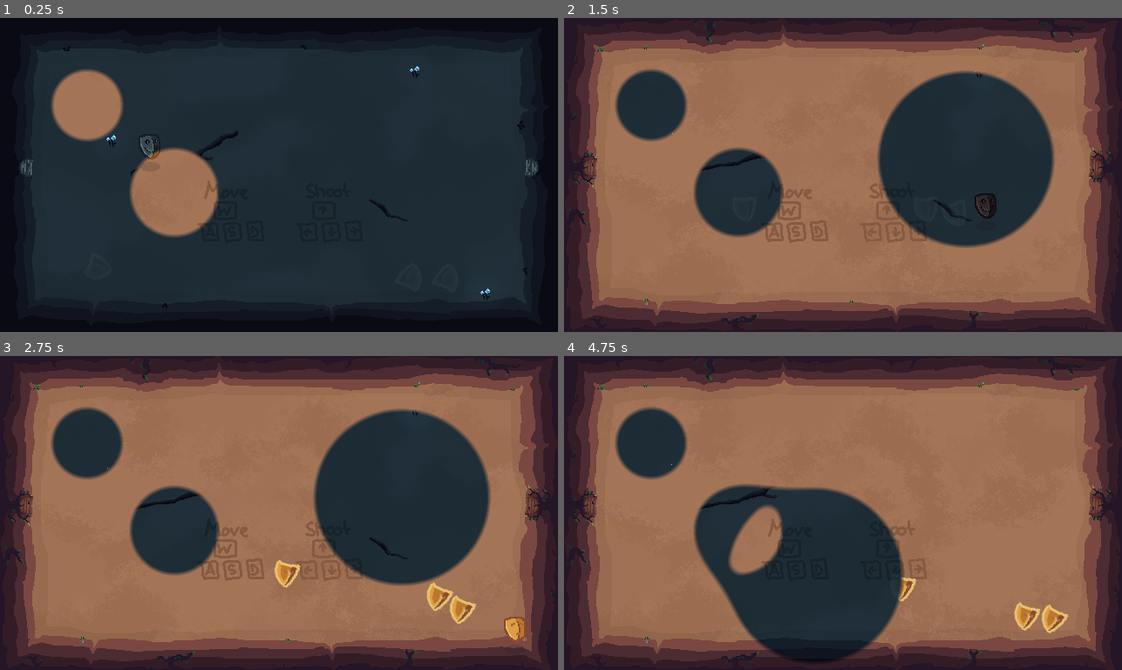
Above: before the commit, frames 1-4 (two rows, left to right).
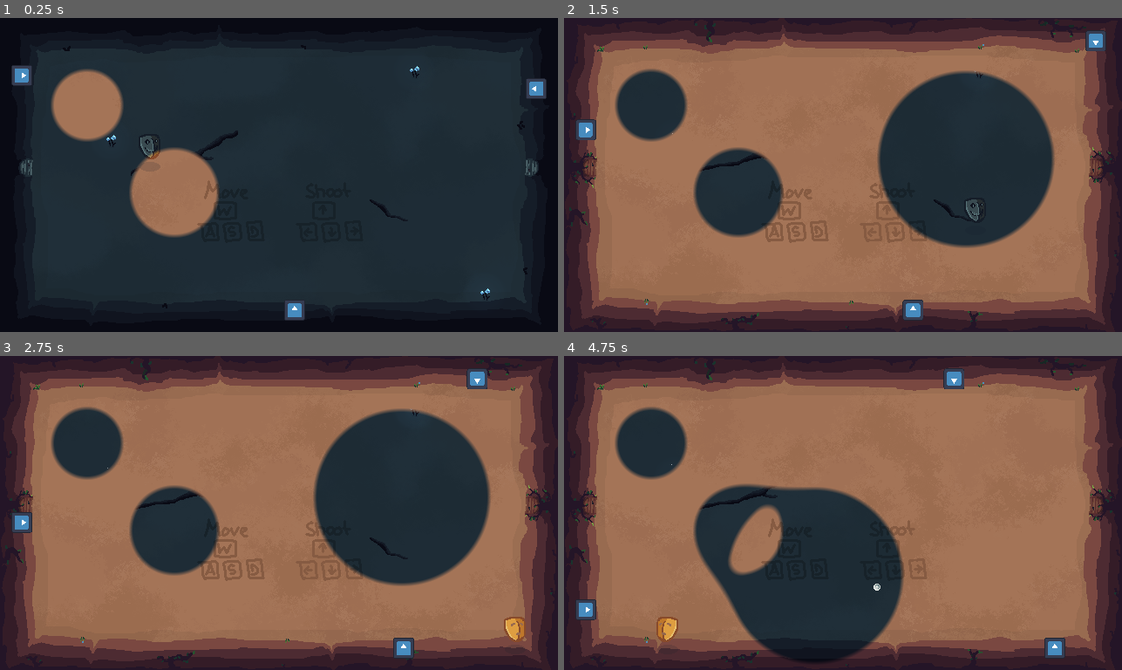
Above: after the commit, the same moments.

Repository: MarcelBlasius/Global-Game-Jam-2026
Game: Godot game, scene res://scenes/main_scene.tscn
Two runs of this game, one before a commit and one after it. Both use one fixed random seed, a clock stepped at 60 frames per second and the inputs below. The engine's default icon, where the game draws it, is replaced by a stand-in: a white triangle on a blue panel in a dark square.
Inputs (mouse positions are in pixels of both pictures, inside the frame that each line leads up to):
- Up to frame 1 (0.25 s): no input
- Up to frame 2 (1.5 s): tap Enter at 0.5 s; move the mouse to (965, 159) at 0.52 s; hold D (right) 0.53-1.28 s; tap Shift at 0.6 s; click (965, 159) at 0.67 s; move the mouse to (731, 190) at 1.27 s; hold S (down) from 1.28 s (still down); tap Ctrl at 1.35 s
- Up to frame 3 (2.75 s): move the mouse to (334, 443) at 2.02 s; release S (down) at 2.03 s; hold D (right) from 2.03 s (still down); tap Shift at 2.1 s
- Up to frame 4 (4.75 s): move the mouse to (815, 575) at 2.77 s; release D (right) at 2.78 s; hold Up (shoot up) 2.78-3.53 s; tap Ctrl at 2.85, 4.35 s; click (815, 575) at 2.92 s; move the mouse to (1010, 560) at 3.52 s; hold A (left) from 3.53 s (still down); tap Shift at 3.6 s; move the mouse to (675, 465) at 4.27 s

The runs differ from the first frame. In frame 1, 0.7% of the frame differs, in the area x 2-98%, y 15-97%; in frame 2, 1.0%; in frame 3, 1.5%; in frame 4, 1.6%, in the area x 2-91%, y 3-97%.

Commit message:
added beetles and collision layers

Diff:
--- a/spectra/project.godot
+++ b/spectra/project.godot
@@ -84,6 +84,10 @@
 [layer_names]
 
 2d_physics/layer_1="PlayerColliders"
+2d_physics/layer_2="environment"
+2d_physics/layer_3="player"
+2d_physics/layer_4="beetles"
+2d_physics/layer_5="enemies"
 
 [physics]
 
--- a/spectra/scenes/bullet.tscn
+++ b/spectra/scenes/bullet.tscn
@@ -67,6 +67,8 @@
 }]
 
 [node name="Bullet" type="Area2D" unique_id=2130175322]
+collision_layer = 20
+collision_mask = 23
 script = ExtResource("1_l5glv")
 
 [node name="CollisionShape2D" type="CollisionShape2D" parent="." unique_id=92474658]
--- a/spectra/scenes/enemies/enemy_two_worlds.tscn
+++ b/spectra/scenes/enemies/enemy_two_worlds.tscn
@@ -44,6 +44,8 @@
 shader_parameter/alpha = 0.05
 
 [node name="enemy" type="CharacterBody2D" unique_id=1170387137 groups=["enemies"]]
+collision_layer = 16
+collision_mask = 3
 script = ExtResource("1_sceeg")
 speed = 100
 
--- a/spectra/scenes/main_scene.tscn
+++ b/spectra/scenes/main_scene.tscn
@@ -6,6 +6,7 @@
 [ext_resource type="Shader" uid="uid://d2s8gjwxai8qe" path="res://shaders/combine_textures.gdshader" id="4_oji5d"]
 [ext_resource type="PackedScene" uid="uid://bv25mwaky7njn" path="res://scenes/silas/background.tscn" id="5_nugp1"]
 [ext_resource type="PackedScene" uid="uid://cvq60bc51xilo" path="res://scenes/player.tscn" id="6_4la4h"]
+[ext_resource type="PackedScene" uid="uid://cp8s52c5gtk3a" path="res://scenes/traps/arrow_trap.tscn" id="7_c1pb6"]
 [ext_resource type="AudioStream" uid="uid://dt0jv8scmnscu" path="res://ressources/dark_theme.mp3" id="7_c16ls"]
 [ext_resource type="PackedScene" uid="uid://cq3spk0xo0so8" path="res://scenes/enemies/enemy_two_worlds.tscn" id="8_18nlu"]
 
@@ -28,6 +29,7 @@
 light_mask = 3
 visibility_layer = 3
 script = ExtResource("1_ti0ar")
+spawn_enemies = false
 enemy_scene = ExtResource("8_18nlu")
 
 [node name="Camera2D" type="Camera2D" parent="." unique_id=941733479]
@@ -75,7 +77,17 @@
 mesh = SubResource("QuadMesh_aeg00")
 
 [node name="Background" parent="." unique_id=250843349 instance=ExtResource("5_nugp1")]
-visible = false
+
+[node name="ArrowTrap3" parent="." unique_id=1298705077 instance=ExtResource("7_c1pb6")]
+position = Vector2(327.1, 334.9)
+
+[node name="ArrowTrap" parent="." unique_id=2125647504 instance=ExtResource("7_c1pb6")]
+position = Vector2(614.9, 92)
+rotation = -1.5707964
+
+[node name="ArrowTrap2" parent="." unique_id=992459231 instance=ExtResource("7_c1pb6")]
+position = Vector2(25.1, 55)
+rotation = 1.5707964
 
 [node name="player" parent="." unique_id=472819889 instance=ExtResource("6_4la4h")]
 position = Vector2(172, 154)
--- a/spectra/scenes/player.tscn
+++ b/spectra/scenes/player.tscn
@@ -166,6 +166,8 @@
 
 [node name="player" type="CharacterBody2D" unique_id=472819889 groups=["player"]]
 physics_interpolation_mode = 1
+collision_layer = 5
+collision_mask = 18
 script = ExtResource("1_qhqgy")
 bullet_scene = ExtResource("2_dqkch")
 
--- a/spectra/scenes/silas/background.tscn
+++ b/spectra/scenes/silas/background.tscn
@@ -49,7 +49,8 @@
 position = Vector2(476, 62)
 
 [node name="WallColliders" type="StaticBody2D" parent="." unique_id=51051484 groups=["environment"]]
-collision_mask = 0
+collision_layer = 2
+collision_mask = 255
 
 [node name="Top" type="CollisionShape2D" parent="WallColliders" unique_id=345326928]
 texture_filter = 1
--- a/spectra/scenes/traps/arrow_trap.tscn
+++ b/spectra/scenes/traps/arrow_trap.tscn
@@ -7,6 +7,9 @@
 size = Vector2(7.666663, 10.333332)
 
 [node name="ArrowTrap" type="CharacterBody2D" unique_id=1298705077]
+collision_layer = 8
+collision_mask = 2
+platform_floor_layers = 4294967040
 script = ExtResource("1_3l0u4")
 fire_rate = 4.0
 
--- a/spectra/scripts/arrow_trap.gd
+++ b/spectra/scripts/arrow_trap.gd
@@ -18,12 +18,17 @@
 	await get_tree().create_timer(1.5).timeout
 	own_collider.disabled = false
 
-func move():
+func move(_delta):
 	var collided = move_and_slide()
 
 	if collided && rotaiton_cooldown.is_stopped():
 		var collision = get_last_slide_collision()
 		var collider = collision.get_collider()
+
+		if !collider.is_in_group("environment"):
+			add_collision_exception_with(collider)
+			move_and_collide(velocity * _delta)
+			return
 
 		if collider.is_in_group("environment"):
 			var normal = collision.get_normal()
@@ -37,7 +42,7 @@
 	velocity = direction * movement_speed
 
 func _physics_process(_delta: float):
-	move()
+	move(_delta)
 
 	if !shoot_timer.is_stopped(): return
 
--- a/spectra/scripts/manager.gd
+++ b/spectra/scripts/manager.gd
@@ -6,6 +6,7 @@
 #@onready var vp_alpha := $AlphaTexture
 @onready var vp_alpha := $AlphaContainer/AlphaView
 @onready var mat := $Combiner.material as ShaderMaterial
+@export var spawn_enemies = true
 
 @export var enemy_scene : PackedScene
 
@@ -16,8 +17,9 @@
 
 	move_backgrounds()
 
-	for i in range(3):
-		spawn_enemy()
+	if spawn_enemies:
+		for i in range(3):
+			spawn_enemy()
 
 
 func move_backgrounds():
